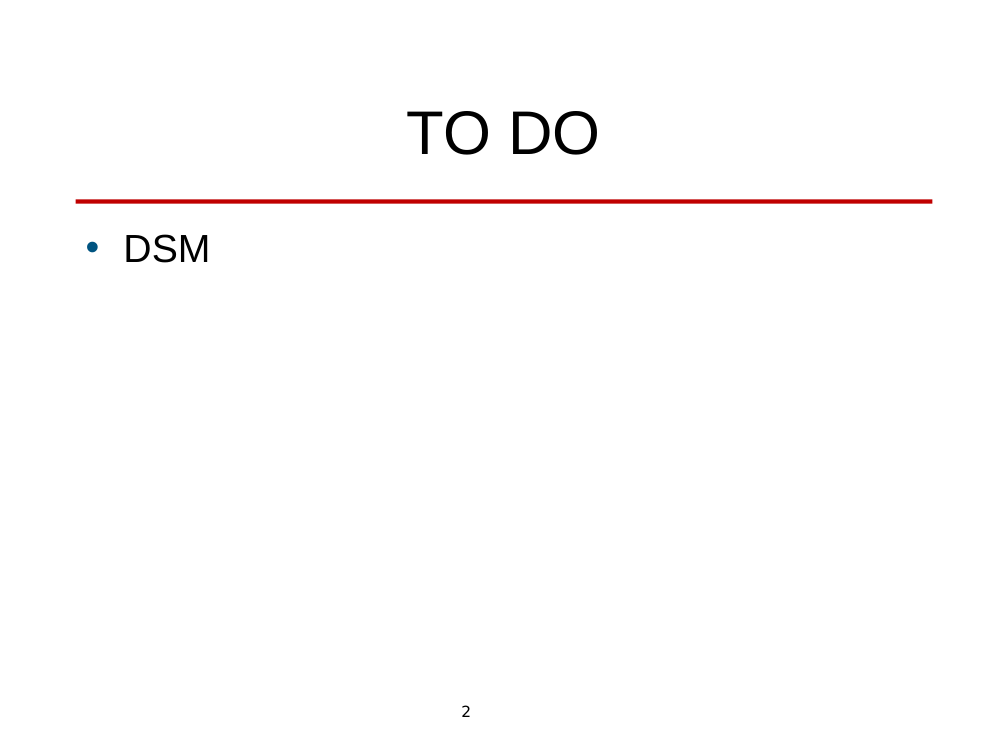
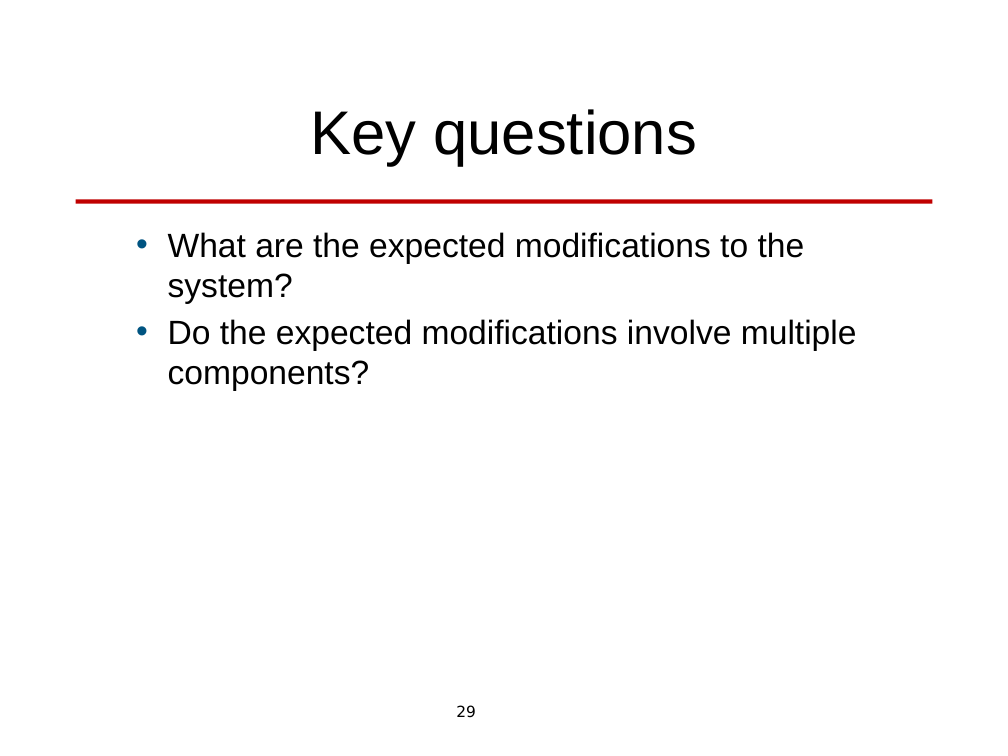
Before and after one commit to len-bass/architecture-design, a slide deck: slide 29 of modifiaibility.pptx (slide 2 before the commit). Drawn at 1008x756 pixels with LibreOffice and Linux fonts; fonts in the diff are those of the drawing; background and template pictures are left out. Boxes give left, top, right and bottom in pixels: in the first picture for what was removed or moved away, otherwise in the second. Text is boxed around its words. In the diff, an @@ line names an element or a change of style, - is before the commit and + after.

```diff
--- a/modifiaibility.pptx
+++ b/modifiaibility.pptx
@@ title at [310, 109, 697, 166]: text changed @@
-TO DO
+Key questions
@@ text at [168, 232, 857, 391]: text changed; size 28 to 24 pt @@
-• DSM
+  • What are the expected modifications to the system?
+  • Do the expected modifications involve multiple components?
@@ page number at [456, 705, 476, 718]: text changed @@
-2
+29
```
Also in this commit, not shown: 6 other slides changed, 1 slide added, 5 other files.
